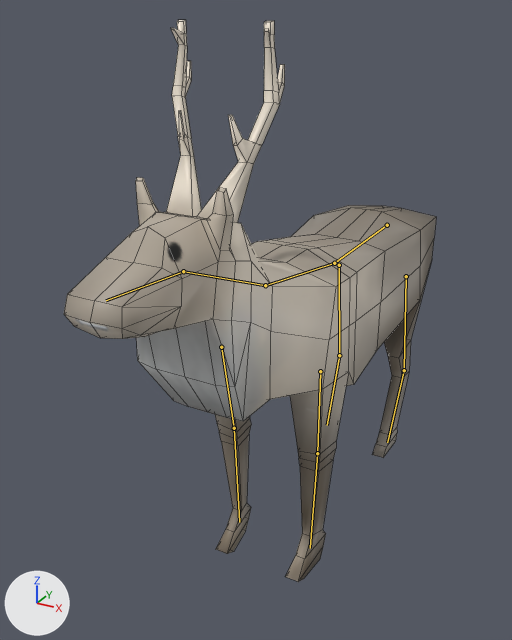
The Blender file Assets/3D/Raindeer_Normal/raindeer_normal.blend as it was, and as the next commit left it.
Both versions are drawn from a 50 mm camera at (4.22, -10.4, 8.18) aimed at (-0.61, -1.62, 3.8). The lights are fixed; the arrows at lower left show +X, +Y and +Z. The bones that bend it are drawn over the model as lines. Mesh edges are drawn as thin lines.
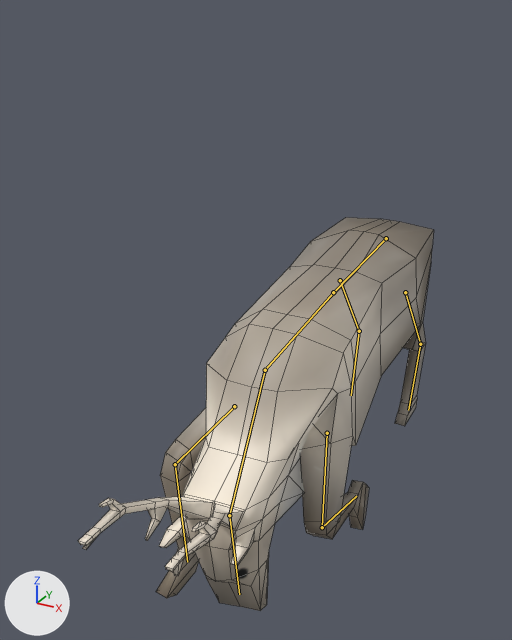
The newer file adds an action. The first version stands in its rest pose; the second is drawn at frame 97 of the action 'IdleAlt'.

Location of each change, (x1, y1, x2, y2) in pixels of the pictures (512 x 640 px):
'Cube', posed (30% shorter): before (64, 20, 436, 582); after (78, 217, 434, 611)
bone 'Hip', root to tip: before (387, 225) to (334, 263); after (386, 238) to (333, 292)
bone 'BUL.L', root to tip: before (406, 276) to (404, 370); after (405, 292) to (420, 344)
bone 'BLL.L', root to tip: before (404, 370) to (387, 442); after (420, 344) to (408, 410)
bone 'Chest', root to tip: before (334, 263) to (265, 285); after (333, 292) to (265, 370)
bone 'Neck', root to tip: before (265, 285) to (183, 271); after (265, 370) to (229, 515)
bone 'Head', root to tip: before (183, 271) to (106, 300); after (229, 515) to (239, 594)
bone 'FUL.L', root to tip: before (320, 371) to (317, 453); after (327, 433) to (322, 527)
bone 'FLL.L', root to tip: before (317, 453) to (310, 548); after (322, 527) to (356, 496)
bone 'FUL.R', root to tip: before (221, 347) to (234, 428); after (234, 406) to (175, 464)
bone 'FLL.R', root to tip: before (234, 428) to (239, 522); after (175, 464) to (187, 562)
bone 'BUL.R', root to tip: before (339, 265) to (339, 355); after (340, 280) to (359, 331)
bone 'BLL.R', root to tip: before (339, 355) to (327, 425); after (359, 331) to (351, 395)

The change in detail:
Bone 'Hip' (bone_hip) moves from (0.0, 0.0, 0.0) to (0.0, 0.0, 0.27).
Bone 'Hip' (bone_hip) turns from (0, 0, 0) to (6, 0, 0) degrees about its own x, y and z.
Bone 'BUL.L' (bone_bul_l) turns from (0, 0, 0) to (25, 0, 0) degrees about its own x, y and z.
Bone 'BLL.L' (bone_bll_l) turns from (0, 0, 0) to (-20, 0, 0) degrees about its own x, y and z.
Bone 'Chest' (bone_chest) turns from (0, 0, 0) to (12, 0, 0) degrees about its own x, y and z.
Bone 'Neck' (bone_neck) turns from (0, 0, 0) to (61, 0, -4) degrees about its own x, y and z.
Bone 'Head' (bone_head) turns from (0, 0, 0) to (12, 0, -9) degrees about its own x, y and z.
Bone 'FUL.L' (bone_ful_l) turns from (0, 0, 0) to (-38, -4, -6) degrees about its own x, y and z.
Bone 'FLL.L' (bone_fll_l) turns from (0, 0, 0) to (91, -2, -2) degrees about its own x, y and z.
Bone 'FUL.R' (bone_ful_r) turns from (0, 0, 0) to (-107, 4, 0) degrees about its own x, y and z.
Bone 'FLL.R' (bone_fll_r) turns from (0, 0, 0) to (91, 2, 2) degrees about its own x, y and z.
Bone 'BUL.R' (bone_bul_r) turns from (0, 0, 0) to (25, 0, 0) degrees about its own x, y and z.
Bone 'BLL.R' (bone_bll_r) turns from (0, 0, 0) to (-20, 0, 0) degrees about its own x, y and z.
